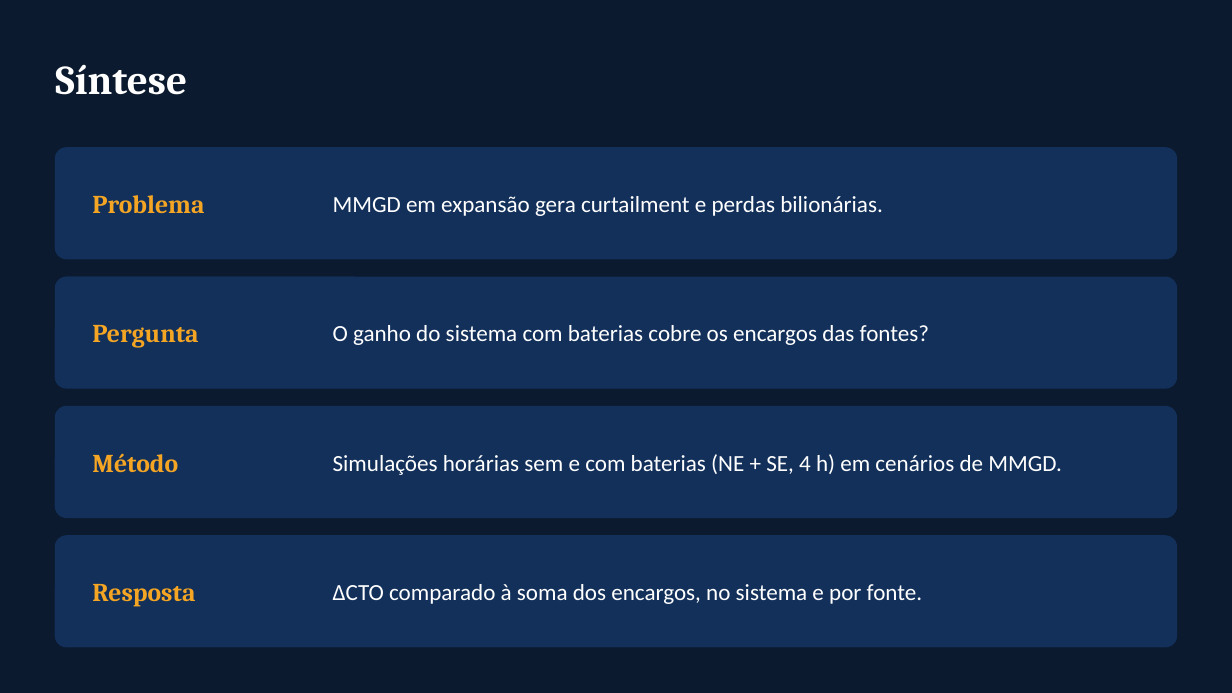
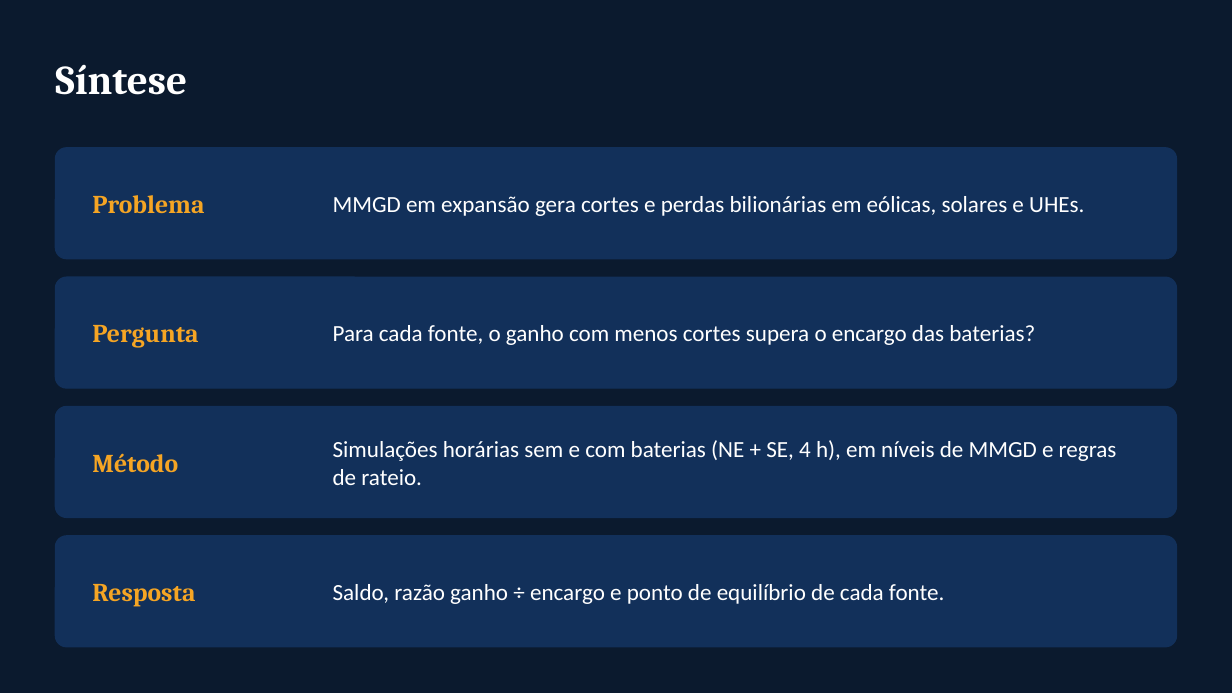
Before and after one commit to RonaldoSouza74/Instituto-de-Economia, a slide deck: slide 24 of Baterias_SIN_Economia_Setor_Eletrico_I.pptx. Drawn at 1232x693 pixels with LibreOffice and Linux fonts; fonts in the diff are those of the drawing. Boxes give left, top, right and bottom in pixels: in the first picture for what was removed or moved away, otherwise in the second. Text is boxed around its words. In the diff, an @@ line names an element or a change of style, - is before the commit and + after.

```diff
--- a/Baterias_SIN_Economia_Setor_Eletrico_I.pptx
+++ b/Baterias_SIN_Economia_Setor_Eletrico_I.pptx
@@ text at (333, 196, 1084, 216): text changed @@
-MMGD em expansão gera curtailment e perdas bilionárias.
+MMGD em expansão gera cortes e perdas bilionárias em eólicas, solares e UHEs.
@@ text at (333, 325, 1035, 345): text changed @@
-O ganho do sistema com baterias cobre os encargos das fontes?
+Para cada fonte, o ganho com menos cortes supera o encargo das baterias?
@@ text at (333, 440, 1117, 485): text changed @@
-Simulações horárias sem e com baterias (NE + SE, 4 h) em cenários de MMGD.
+Simulações horárias sem e com baterias (NE + SE, 4 h), em níveis de MMGD e regras de rateio.
@@ text at (333, 584, 944, 604): text changed @@
-ΔCTO comparado à soma dos encargos, no sistema e por fonte.
+Saldo, razão ganho ÷ encargo e ponto de equilíbrio de cada fonte.
```
Also in this commit, not shown: 15 other slides changed, 2 slides added, 2 slides removed.
